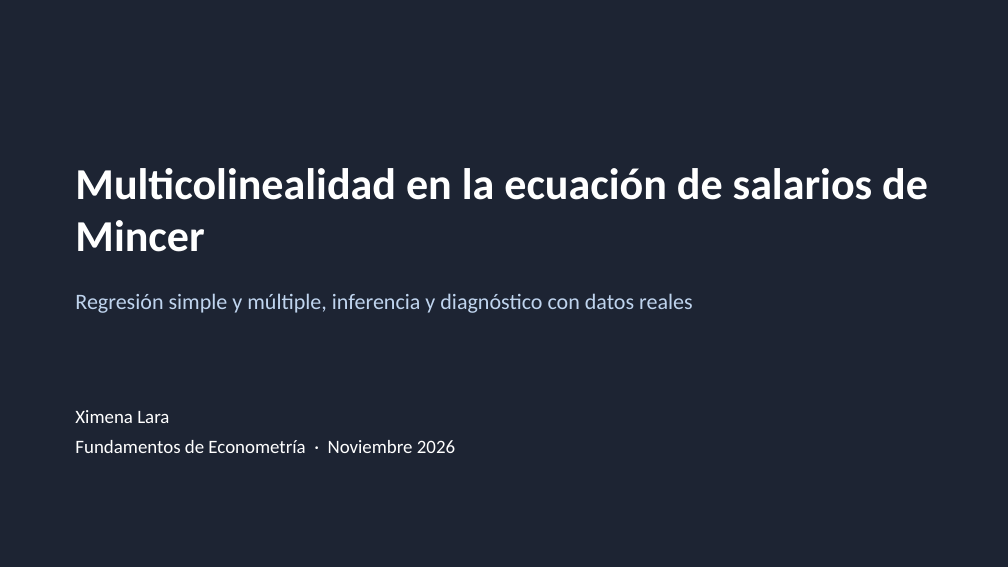
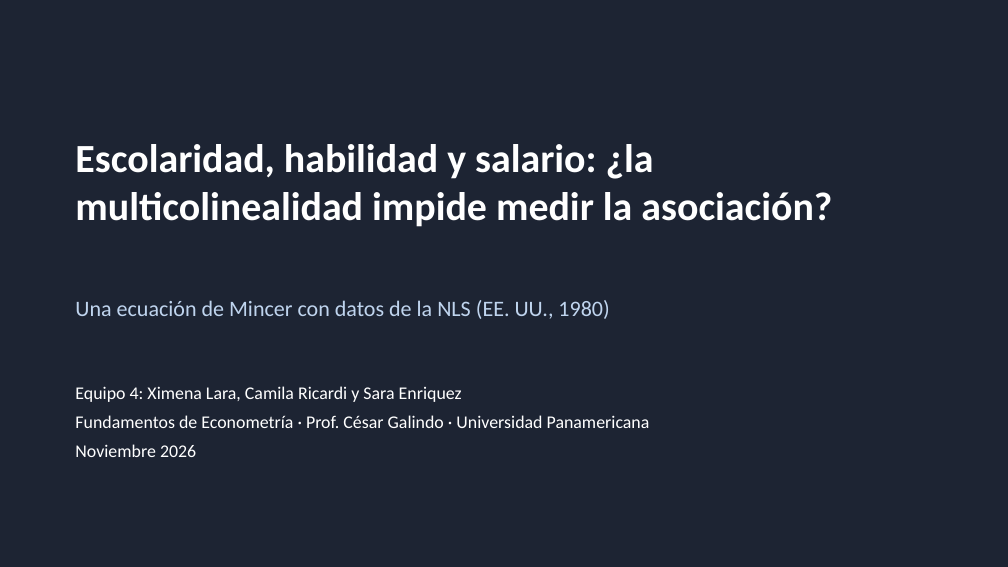
Before and after one commit to ximeelaraa/mincer-multicolinealidad, a slide deck: slide 1 of Presentacion_Multicolinealidad_Mincer.pptx. Drawn at 1008x567 pixels with LibreOffice and Linux fonts; fonts in the diff are those of the drawing. Boxes give left, top, right and bottom in pixels: in the first picture for what was removed or moved away, otherwise in the second. Text is boxed around its words. In the diff, an @@ line names an element or a change of style, - is before the commit and + after.

```diff
--- a/Presentacion_Multicolinealidad_Mincer.pptx
+++ b/Presentacion_Multicolinealidad_Mincer.pptx
@@ text at (75, 144, 832, 227): text changed; size 42 to 38 pt @@
-Multicolinealidad en la ecuación de salarios de Mincer
+Escolaridad, habilidad y salario: ¿la multicolinealidad impide medir la asociación?
@@ text at (75, 300, 609, 319): text changed @@
-Regresión simple y múltiple, inferencia y diagnóstico con datos reales
+Una ecuación de Mincer con datos de la NLS (EE. UU., 1980)
@@ text at (75, 386, 650, 457): text changed; size 18 to 17 pt @@
-Ximena Lara
-Fundamentos de Econometría · Noviembre 2026
+Equipo 4: Ximena Lara, Camila Ricardi y Sara Enriquez
+Fundamentos de Econometría · Prof. César Galindo · Universidad Panamericana
+Noviembre 2026
```
Also in this commit, not shown: 18 other slides changed, 11 slides added, 1 slide removed, 20 other files.
